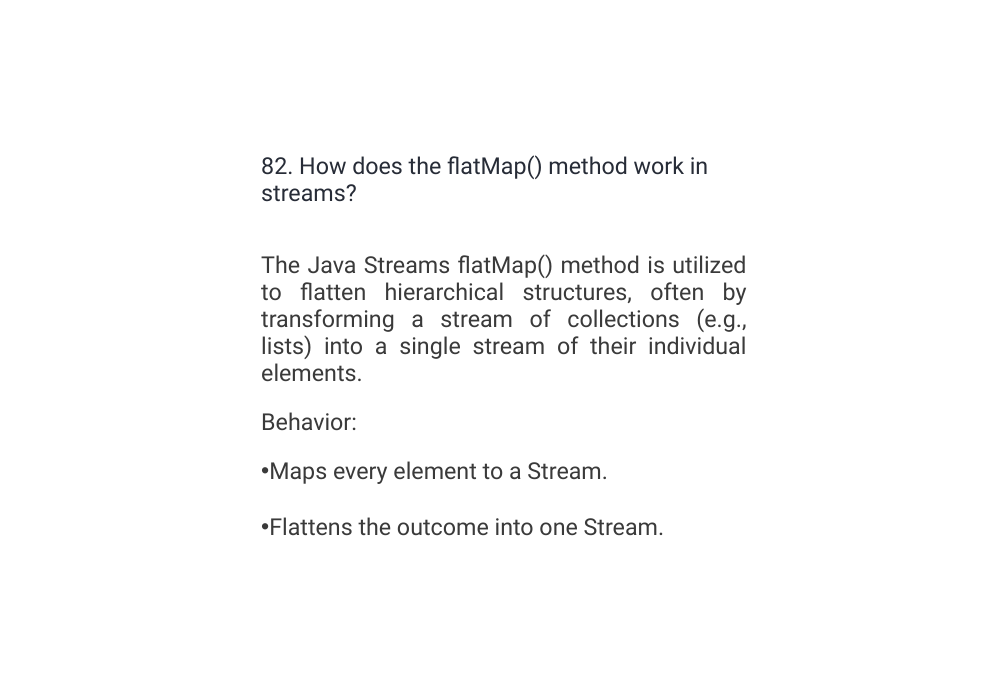
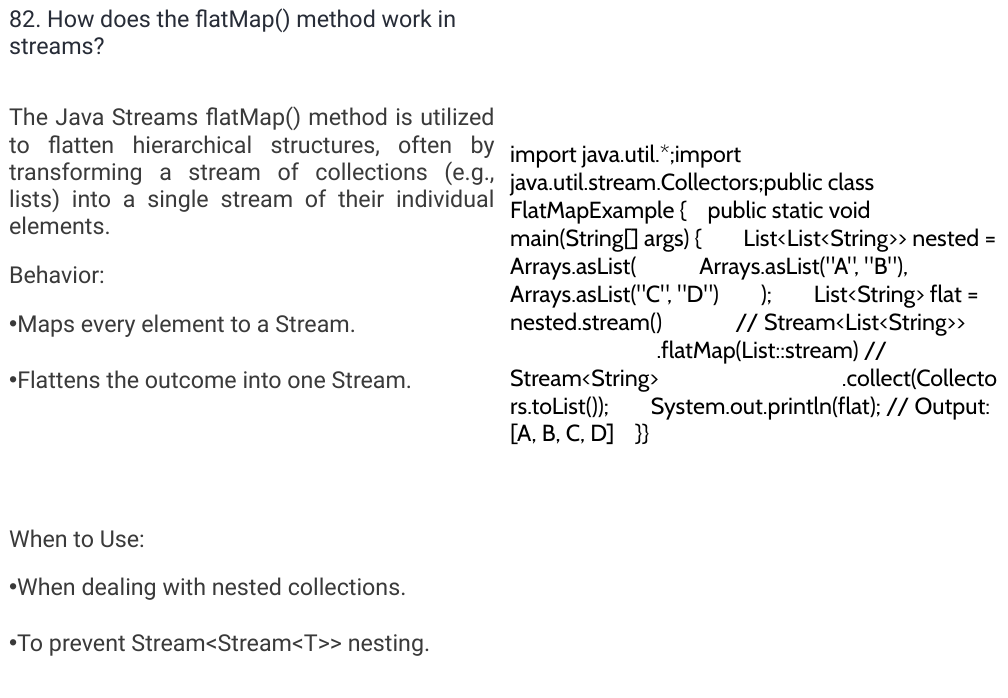
Before and after one commit to umalavanya/FullStackDevelopement_JavaSpring_SQL_ReactProjects, a slide deck: slide 77 of UmaTeachingMaterial/Java/Java-Interview-QA-Intellipaat.pptx. Drawn at 1008x698 pixels with LibreOffice and Linux fonts; fonts in the diff are those of the drawing. Boxes give left, top, right and bottom in pixels: in the first picture for what was removed or moved away, otherwise in the second. Text is boxed around its words. In the diff, an @@ line names an element or a change of style, - is before the commit and + after.

```diff
--- a/UmaTeachingMaterial/Java/Java-Interview-QA-Intellipaat.pptx
+++ b/UmaTeachingMaterial/Java/Java-Interview-QA-Intellipaat.pptx
@@ text "82. How does the flatMap() ...": place and size @@
-text "82. How does the flatMap() ..." at [261, 155, 747, 535]
+text "82. How does the flatMap() ..." at [9, 8, 495, 388]
@@ text added at [510, 144, 997, 420], 18 pt, text #000000 @@
+import java.util.*;import java.util.stream.Collectors;public class FlatMapExample { public static void main(String[] args) { List<List<String>> nested = Arrays.asList( Arrays.asList("A", "B"), Arrays.asList("C", "D") ); List<String> flat = nested.stream() // Stream<List<String>> .flatMap(List::stream) // Stream<String> .collect(Collectors.toList()); System.out.println(flat); // Output: [A, B, C, D] }}
@@ text added at [9, 529, 430, 656], 18 pt, text #3A3A3A @@
+When to Use:
+• When dealing with nested collections.
+• To prevent Stream<Stream<T>> nesting.
```
Also in this commit, not shown: 26 slides added, 26 slides removed.
